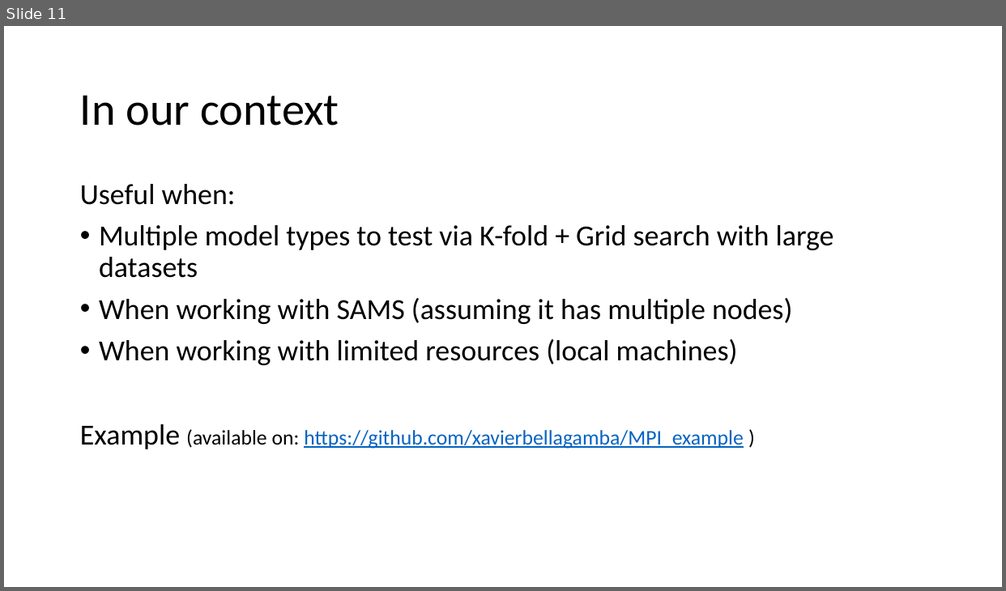
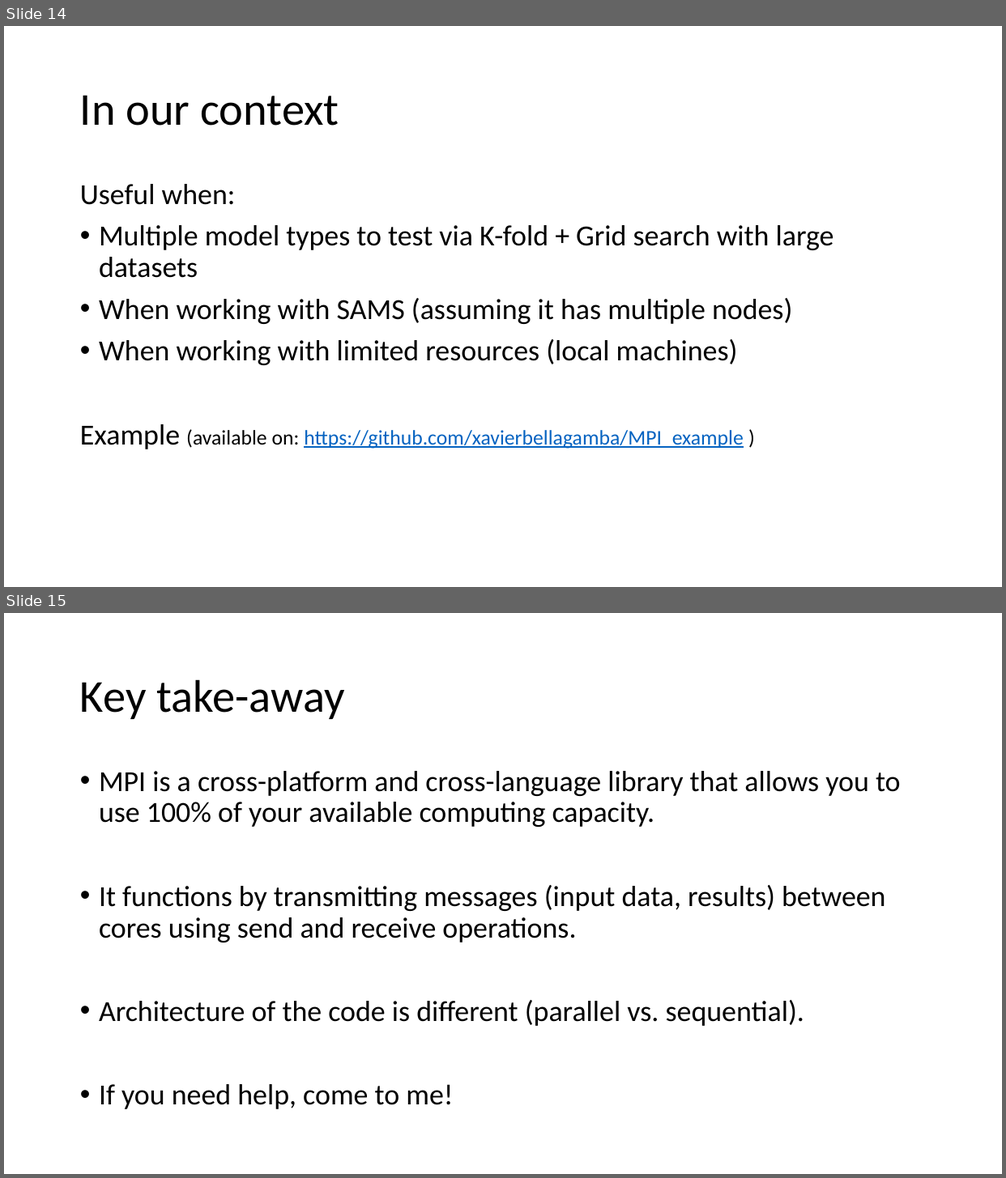
Before and after one commit to xavierbellagamba/MPI_example, a slide deck: MPI.pptx. Shown one above the other, each under a label of ours: slide 11 before the commit, slides 14 and 15 after it. The pictures are 1006x591 and 1006x1178 pixels, drawn with LibreOffice and Linux fonts; fonts in the diff are those of the drawing. Boxes give left, top, right and bottom in pixels: in the first picture for what was removed or moved away, otherwise in the second. Text is boxed around its words. In the diff, an @@ line names an element or a change of style, - is before the commit and + after.

```diff
--- a/MPI.pptx
+++ b/MPI.pptx
@@ slide 15 added at bbox=[4, 613, 1002, 1174], background #FFFFFF @@
@@ title added at bbox=[80, 679, 344, 719], 44 pt, text #000000 @@
+Key take-away
@@ text added at bbox=[99, 771, 901, 1110], 28 pt, text #000000 @@
+• MPI is a cross-platform and cross-language library that allows you to use 100% of your available computing capacity.
+• It functions by transmitting messages (input data, results) between cores using send and receive operations.
+• Architecture of the code is different (parallel vs. sequential).
+• If you need help, come to me!
@@ what was slide 11 is now slide 14 @@
```
Also in this commit, not shown: 6 slides changed, 3 other slides added.
